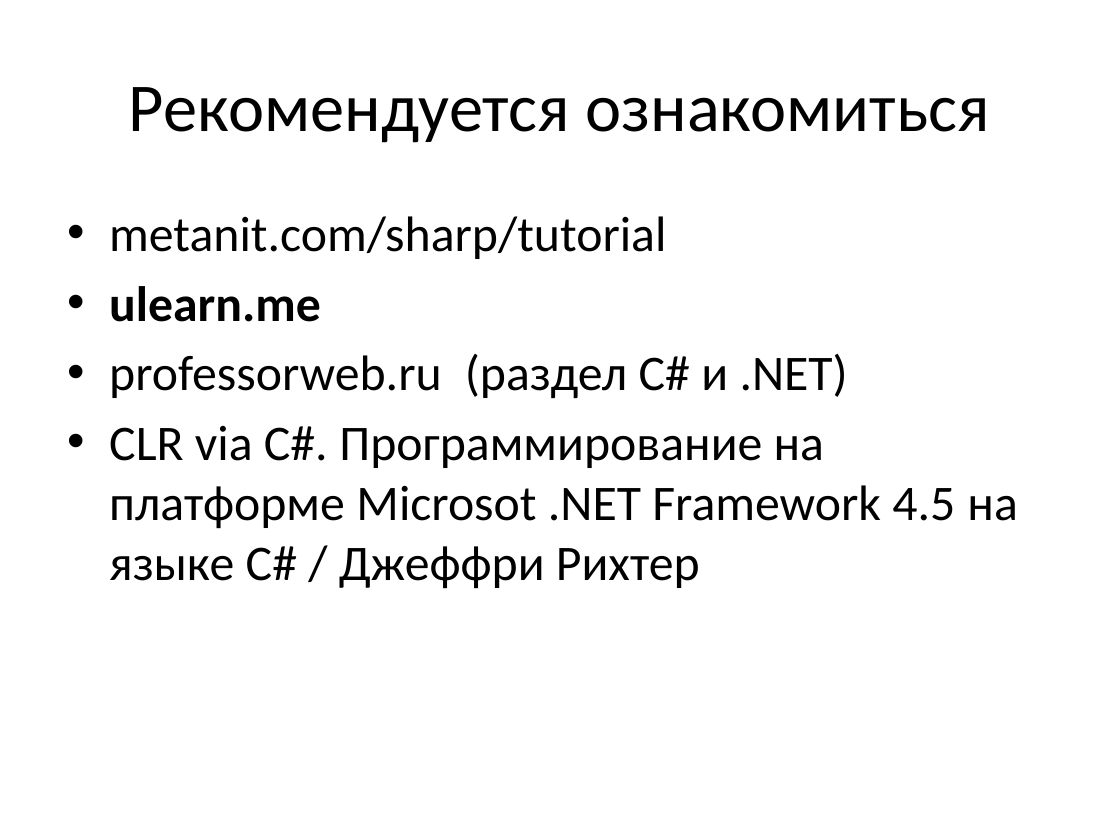
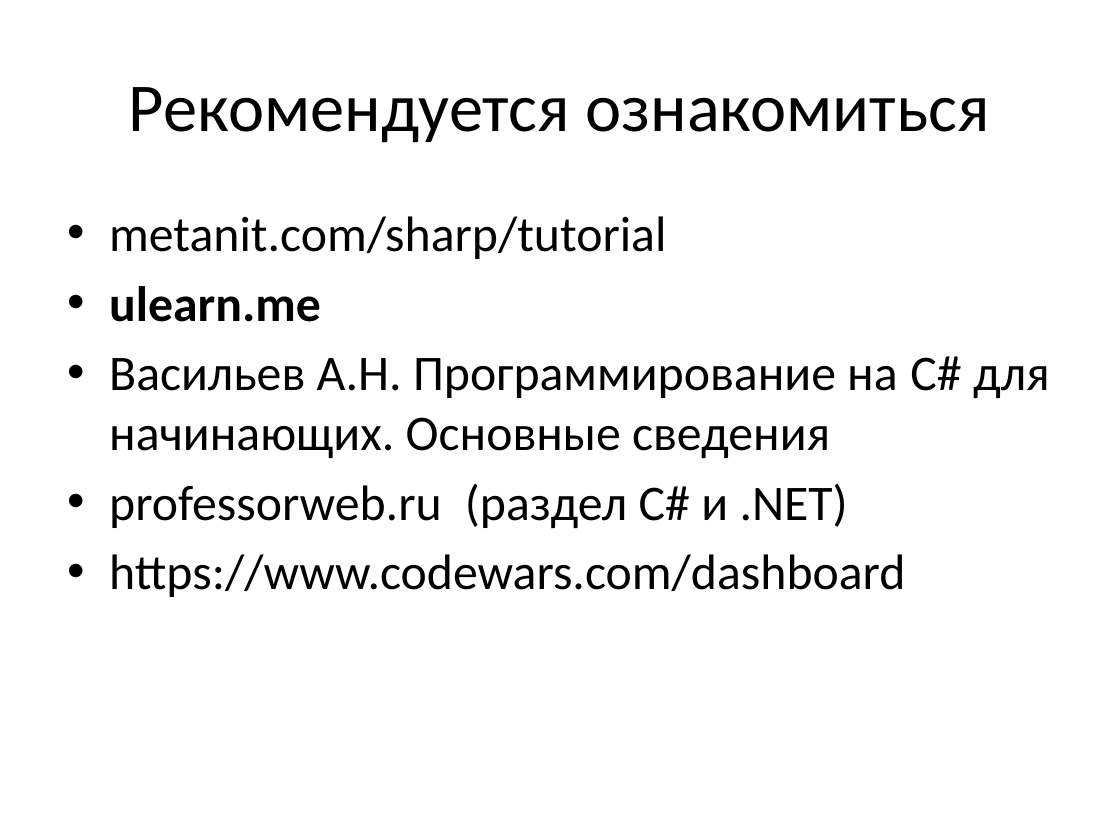
Before and after one commit to blockin90/lec_prog, a slide deck: slide 5 of Лекция 1 - ООП, модификатор доступа.pptx (slide 4 before the commit). Drawn at 1120x840 pixels with LibreOffice and Linux fonts; fonts in the diff are those of the drawing. Boxes give left, top, right and bottom in pixels: in the first picture for what was removed or moved away, otherwise in the second. Text is boxed around its words. In the diff, an @@ line names an element or a change of style, - is before the commit and + after.

```diff
--- a/Лекция 1 - ООП, модификатор доступа.pptx
+++ b/Лекция 1 - ООП, модификатор доступа.pptx
@@ text at box(109, 356, 1050, 459): paragraph added @@
+• Васильев А.Н. Программирование на C# для начинающих. Основные сведения
@@ text at box(109, 554, 905, 597): text changed @@
-• CLR via C#. Программирование на платформе Microsot .NET Framework 4.5 на языке C# / Джеффри Рихтер
+• https://www.codewars.com/dashboard
```
Also in this commit, not shown: 7 other slides changed, 7 slides added, 3 slides removed, 3 other files.
